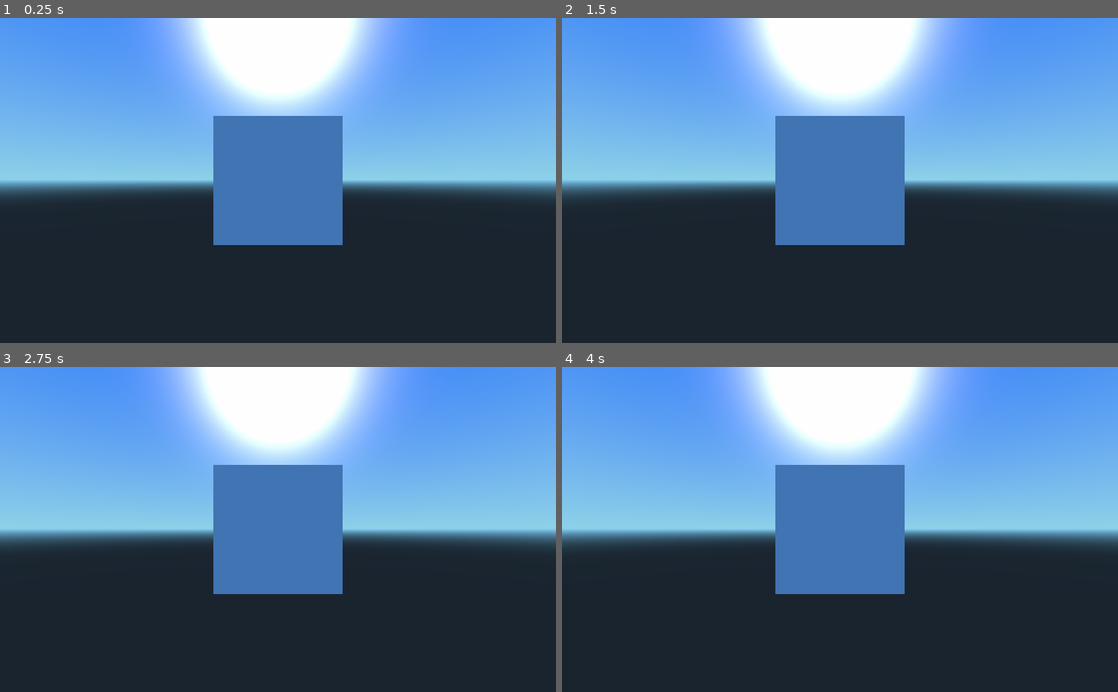
Above: before the commit, frames 1-4 (two rows, left to right).
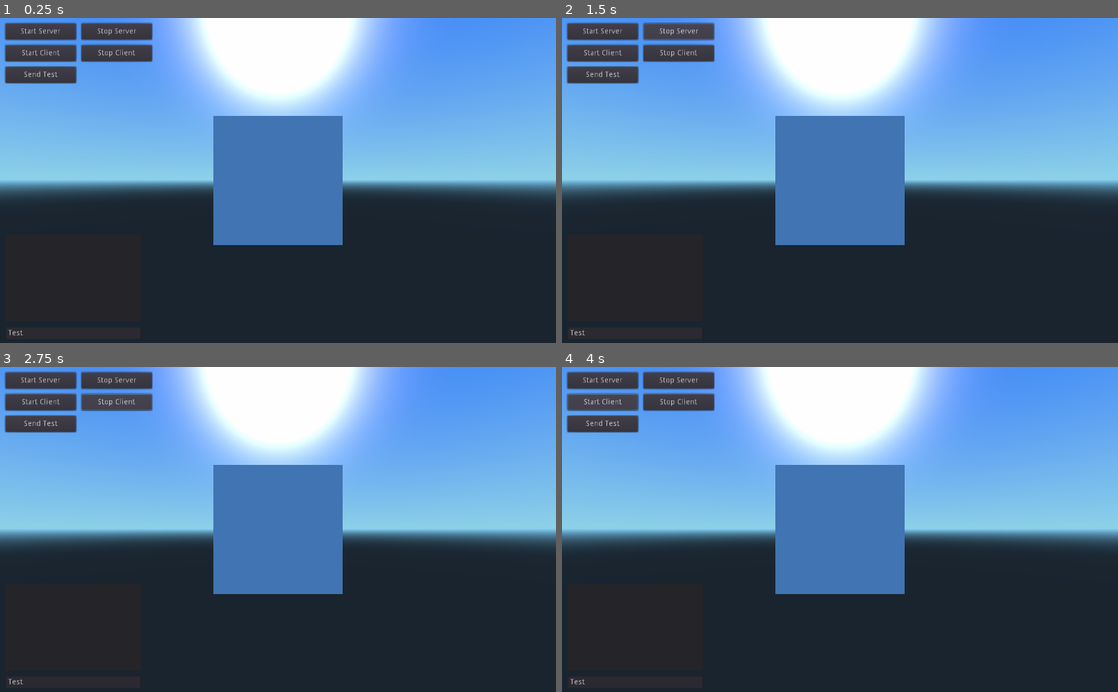
Above: after the commit, the same moments.

Repository: Lightnet/gd3spaceship3d
Game: Godot game, scene res://scenes/scenespaceship.tscn
The game is run twice, just before and just after one commit, with the same random seed, the same clock (stepped at 60 frames per second) and the same inputs.
Inputs (mouse positions are in pixels of both pictures, inside the frame that each line leads up to):
- Up to frame 1 (0.25 s): no input
- Up to frame 2 (1.5 s): click (600, 31) at 0.5 s, where only the run after the commit has a clickable "Start Server"; click (678, 31) at 1.25 s, where only the run after the commit has a clickable "Stop Server"
- Up to frame 3 (2.75 s): click (116, 402) at 2 s, where only the run after the commit has a clickable "Stop Client"
- Up to frame 4 (4 s): click (600, 422) at 2.75 s, where only the run after the commit has a clickable "Send Test"; click (600, 402) at 3.5 s, where only the run after the commit has a clickable "Start Client"

The runs differ from the first frame. In frame 1, 3.7% of the frame differs, in the area x 0-28%, y 1-98%; in frame 2, 3.7%; in frame 3, 3.7%; in frame 4, 3.7%.
Error after the commit: Invalid call. Nonexistent function 'is_networking_server' in base 'SceneTree'. (res://scripts/CtrlChat.gd:34)

Commit message:
added network test.

Diff:
--- /dev/null
+++ b/UI/uichat.tscn
@@ -0,0 +1,218 @@
+[gd_scene load_steps=2 format=2]
+
+[ext_resource path="res://scripts/CtrlChat.gd" type="Script" id=1]
+
+[node name="CanvasLayer" type="CanvasLayer" index="0"]
+
+layer = 1
+offset = Vector2( 0, 0 )
+rotation = 0.0
+scale = Vector2( 1, 1 )
+transform = Transform2D( 1, 0, 0, 1, 0, 0 )
+
+[node name="Control" type="Control" parent="." index="0"]
+
+anchor_left = 0.0
+anchor_top = 0.0
+anchor_right = 0.0
+anchor_bottom = 0.0
+margin_right = 40.0
+margin_bottom = 40.0
+rect_pivot_offset = Vector2( 0, 0 )
+mouse_filter = 0
+mouse_default_cursor_shape = 0
+size_flags_horizontal = 1
+size_flags_vertical = 1
+script = ExtResource( 1 )
+
+[node name="BtnStartServer" type="Button" parent="Control" index="0"]
+
+anchor_left = 0.0
+anchor_top = 0.0
+anchor_right = 0.0
+anchor_bottom = 0.0
+margin_left = 10.0
+margin_top = 10.0
+margin_right = 140.0
+margin_bottom = 40.0
+rect_pivot_offset = Vector2( 0, 0 )
+focus_mode = 2
+mouse_filter = 0
+mouse_default_cursor_shape = 0
+size_flags_horizontal = 1
+size_flags_vertical = 1
+toggle_mode = false
+enabled_focus_mode = 2
+shortcut = null
+group = null
+text = "Start Server"
+flat = false
+align = 1
+
+[node name="BtnStopServer" type="Button" parent="Control" index="1"]
+
+anchor_left = 0.0
+anchor_top = 0.0
+anchor_right = 0.0
+anchor_bottom = 0.0
+margin_left = 150.0
+margin_top = 10.0
+margin_right = 280.0
+margin_bottom = 40.0
+rect_pivot_offset = Vector2( 0, 0 )
+focus_mode = 2
+mouse_filter = 0
+mouse_default_cursor_shape = 0
+size_flags_horizontal = 1
+size_flags_vertical = 1
+toggle_mode = false
+enabled_focus_mode = 2
+shortcut = null
+group = null
+text = "Stop Server"
+flat = false
+align = 1
+
+[node name="BtnStartClient" type="Button" parent="Control" index="2"]
+
+anchor_left = 0.0
+anchor_top = 0.0
+anchor_right = 0.0
+anchor_bottom = 0.0
+margin_left = 10.0
+margin_top = 50.0
+margin_right = 140.0
+margin_bottom = 80.0
+rect_pivot_offset = Vector2( 0, 0 )
+focus_mode = 2
+mouse_filter = 0
+mouse_default_cursor_shape = 0
+size_flags_horizontal = 1
+size_flags_vertical = 1
+toggle_mode = false
+enabled_focus_mode = 2
+shortcut = null
+group = null
+text = "Start Client"
+flat = false
+align = 1
+
+[node name="BtnStopClient" type="Button" parent="Control" index="3"]
+
+anchor_left = 0.0
+anchor_top = 0.0
+anchor_right = 0.0
+anchor_bottom = 0.0
+margin_left = 150.0
+margin_top = 50.0
+margin_right = 280.0
+margin_bottom = 80.0
+rect_pivot_offset = Vector2( 0, 0 )
+focus_mode = 2
+mouse_filter = 0
+mouse_default_cursor_shape = 0
+size_flags_horizontal = 1
+size_flags_vertical = 1
+toggle_mode = false
+enabled_focus_mode = 2
+shortcut = null
+group = null
+text = "Stop Client"
+flat = false
+align = 1
+
+[node name="BtnSendTest" type="Button" parent="Control" index="4"]
+
+anchor_left = 0.0
+anchor_top = 0.0
+anchor_right = 0.0
+anchor_bottom = 0.0
+margin_left = 10.0
+margin_top = 90.0
+margin_right = 140.0
+margin_bottom = 120.0
+rect_pivot_offset = Vector2( 0, 0 )
+focus_mode = 2
+mouse_filter = 0
+mouse_default_cursor_shape = 0
+size_flags_horizontal = 1
+size_flags_vertical = 1
+toggle_mode = false
+enabled_focus_mode = 2
+shortcut = null
+group = null
+text = "Send Test"
+flat = false
+align = 1
+
+[node name="Panel_Chat" type="Panel" parent="Control" index="5"]
+
+anchor_left = 0.0
+anchor_top = 0.0
+anchor_right = 0.0
+anchor_bottom = 0.0
+margin_left = 10.0
+margin_top = 400.0
+margin_right = 260.0
+margin_bottom = 560.0
+rect_pivot_offset = Vector2( 0, 0 )
+mouse_filter = 0
+mouse_default_cursor_shape = 0
+size_flags_horizontal = 1
+size_flags_vertical = 1
+
+[node name="RichTextLabel" type="RichTextLabel" parent="Control/Panel_Chat" index="0"]
+
+anchor_left = 0.0
+anchor_top = 0.0
+anchor_right = 0.0
+anchor_bottom = 0.0
+margin_right = 250.0
+margin_bottom = 160.0
+rect_pivot_offset = Vector2( 0, 0 )
+rect_clip_content = true
+mouse_filter = 0
+mouse_default_cursor_shape = 0
+size_flags_horizontal = 1
+size_flags_vertical = 1
+bbcode_enabled = false
+bbcode_text = ""
+visible_characters = -1
+percent_visible = 1.0
+meta_underlined = true
+tab_size = 4
+text = ""
+scroll_active = true
+scroll_following = false
+selection_enabled = false
+override_selected_font_color = false
+
+[node name="LineEdit_Chat" type="LineEdit" parent="Control" index="6"]
+
+anchor_left = 0.0
+anchor_top = 0.0
+anchor_right = 0.0
+anchor_bottom = 0.0
+margin_left = 10.0
+margin_top = 570.0
+margin_right = 260.0
+margin_bottom = 594.0
+rect_pivot_offset = Vector2( 0, 0 )
+focus_mode = 2
+mouse_filter = 0
+mouse_default_cursor_shape = 1
+size_flags_horizontal = 1
+size_flags_vertical = 1
+text = "Test"
+focus_mode = 2
+context_menu_enabled = true
+placeholder_alpha = 0.6
+caret_blink = false
+caret_blink_speed = 0.65
+caret_position = 0
+
+[connection signal="pressed" from="Control/BtnStartServer" to="Control" method="_on_BtnStartServer_pressed"]
+
+[connection signal="pressed" from="Control/BtnStartClient" to="Control" method="_on_BtnStartClient_pressed"]
+
+[connection signal="pressed" from="Control/BtnSendTest" to="Control" method="_on_BtnSendTest_pressed"]
--- a/project.godot
+++ b/project.godot
@@ -14,6 +14,12 @@
 run/main_scene="res://scenes/scenespaceship.tscn"
 config/icon="res://icon.png"
 
+[autoload]
+
+global="*res://scripts/global.gd"
+settings="*res://scripts/settings.gd"
+network="*res://scripts/network.gd"
+
 [rendering]
 
 environment/default_environment="res://default_env.tres"
--- a/scenes/scenespaceship.tscn
+++ b/scenes/scenespaceship.tscn
@@ -1,4 +1,6 @@
-[gd_scene load_steps=2 format=2]
+[gd_scene load_steps=3 format=2]
+
+[ext_resource path="res://UI/uichat.tscn" type="PackedScene" id=1]
 
 [sub_resource type="CubeMesh" id=1]
 
@@ -7,9 +9,11 @@
 subdivide_height = 0
 subdivide_depth = 0
 
-[node name="Node" type="Node" index="0"]
+[node name="Node" type="Node"]
 
 [node name="Spatial" type="Spatial" parent="." index="0"]
+
+editor/display_folded = true
 
 [node name="Camera" type="Camera" parent="Spatial" index="0"]
 
@@ -41,3 +45,5 @@
 mesh = SubResource( 1 )
 skeleton = NodePath("..")
 material/0 = null
+
+[node name="CanvasLayer" parent="." index="1" instance=ExtResource( 1 )]
--- /dev/null
+++ b/scripts/CtrlChat.gd
@@ -0,0 +1,38 @@
+extends Control
+
+# class member variables go here, for example:
+# var a = 2
+# var b = "textvar"
+
+var path_network = "/root/network"
+var network = null
+
+func _ready():
+	# Called every time the node is added to the scene.
+	# Initialization here
+	if network == null:
+		network = get_node(path_network)
+	pass
+
+#func _process(delta):
+#	# Called every frame. Delta is time since last frame.
+#	# Update game logic here.
+#	pass
+
+
+func _on_BtnStartServer_pressed():
+	network.create_server();
+	pass # replace with function body
+
+
+func _on_BtnStartClient_pressed():
+	network.connect_client();
+	pass # replace with function body
+
+
+func _on_BtnSendTest_pressed():
+	if (get_tree().is_networking_server()):
+		network.chatmessage("test")
+	else:
+		print("network net setup?")
+	pass # replace with function body
--- /dev/null
+++ b/scripts/global.gd
@@ -0,0 +1,21 @@
+extends Node
+
+# class member variables go here, for example:
+# var a = 2
+# var b = "textvar"
+
+var username = "guest"
+
+var objectives = []
+var quests = []
+
+
+func _ready():
+	# Called every time the node is added to the scene.
+	# Initialization here
+	pass
+
+#func _process(delta):
+#	# Called every frame. Delta is time since last frame.
+#	# Update game logic here.
+#	pass
--- /dev/null
+++ b/scripts/network.gd
@@ -0,0 +1,108 @@
+extends Node
+
+var ip = "127.0.0.1"
+var SERVER_PORT = 3000
+
+func _ready():
+	get_tree().connect("network_peer_connected", self, "_player_connected")
+	get_tree().connect("network_peer_disconnected", self, "_player_disconnected")
+	get_tree().connect("connected_to_server", self, "_connected_ok")
+	get_tree().connect("connection_failed", self, "_connected_fail")
+	get_tree().connect("server_disconnected", self, "_server_disconnected")
+
+	#var chatlog = get_node("Panel/RichTextLabel")
+	#chatlog.set_scroll_follow(true)
+	#pass
+
+func create_server():
+	var host = NetworkedMultiplayerENet.new()
+	host.create_server(SERVER_PORT, 4)
+	get_tree().set_network_peer(host)
+	print("server create")
+
+func connect_client():
+	var host = NetworkedMultiplayerENet.new()
+	host.create_client(ip, SERVER_PORT)
+	get_tree().set_network_peer(host)
+	print("connect client")
+
+# Player info, associate ID to data
+var player_info = {}
+# Info we send to other players
+var my_info = { name = "Johnson Magenta", favorite_color = Color8(255, 0, 255) }
+
+func _player_connected(id):
+	print("connected")
+	#var chatlog = get_node("Panel/RichTextLabel")
+	#chatlog.add_text("connected!" + "\n")
+	pass # Will go unused, not useful here
+
+func _player_disconnected(id):
+	#var chatlog = get_node("Panel/RichTextLabel")
+	#chatlog.add_text("disconnected!" + "\n")
+	player_info.erase(id) # Erase player from info
+
+func _connected_ok():
+	#var chatlog = get_node("Panel/RichTextLabel")
+	#chatlog.add_text("connected!" + "\n")
+	# Only called on clients, not server. Send my ID and info to all the other peers
+	rpc("register_player", get_tree().get_network_unique_id(), my_info)
+
+func _server_disconnected():
+	#var chatlog = get_node("Panel/RichTextLabel")
+	#chatlog.add_text("_server_disconnected!" + "\n")
+	print("_server_disconnected")
+	pass # Server kicked us, show error and abort
+
+func _connected_fail():
+	#var chatlog = get_node("Panel/RichTextLabel")
+	#chatlog.add_text("_server_disconnected!" + "\n")
+	print("_connected_fail")
+	pass # Could not even connect to server, abort
+
+remote func message_player(text):
+	print("messages",text)
+	#var chatlog = get_node("Panel/RichTextLabel")
+	#chatlog.add_text(text + "\n")
+
+master func chatmessage(value):
+	rpc("message_player",value)
+
+remote func register_player(id, info):
+	# Store the info
+	player_info[id] = info
+	# If I'm the server, let the new guy know about existing players
+	if (get_tree().is_network_server()):
+		# Send my info to new player
+		rpc_id(id, "register_player", 1, my_info)
+		# Send the info of existing players
+		for peer_id in player_info:
+			rpc_id(id, "register_player", peer_id, player_info[peer_id])
+	# Call function to update lobby UI here
+
+
+func _on_btnserver_pressed():
+	create_server()
+	#var chatlog = get_node("Panel/RichTextLabel")
+	#chatlog.add_text("server created.." + "\n")
+	pass
+
+func _on_btnclient_pressed():
+	connect_client()
+	#var chatlog = get_node("Panel/RichTextLabel")
+	#chatlog.add_text("client connecting.." + "\n")
+	pass
+
+func _on_btntest_pressed():
+
+	pass
+
+func _on_LineEdit_text_entered( text ):
+	#print(text)
+	#chatlog.set_scroll_follow(true)
+	#chatlog.append_bbcode(text + "\n")
+	#var chatlog = get_node("Panel/RichTextLabel")
+	#chatlog.add_text(text + "\n")
+	#chatmessage(text)
+
+	pass
--- /dev/null
+++ b/scripts/settings.gd
@@ -0,0 +1,41 @@
+extends Node
+
+const SAVE_PATH = "user://config.cfg"
+
+var _config_file = ConfigFile.new()
+var _settings = {
+	"audio":{
+		#"mute": Globals.get("Settings/mute")
+	},
+	"debug":{
+		"vector_color" : Color(1.0,1.0,0.0),
+		"area_color" : Color(0.0,1.0,0.2,0.5)
+	}
+}
+
+func _ready():
+	save_settings()
+	load_settings()
+	#print(_settings)
+	#pass
+
+func save_settings():
+	for section in _settings.keys():
+		for key in _settings[section].keys():
+			_config_file.set_value(section, key,_settings[section][key])
+	_config_file.save(SAVE_PATH)
+
+func load_settings():
+	var error = _config_file.load(SAVE_PATH)
+	if error != OK:
+		print("Error loading the settings. Error code %s" % error)
+		return []
+
+	var values = []
+	for section in _settings.keys():
+		for key in _settings[section].keys():
+			var val = _settings[section][key]
+			#values.append(_config_file.get_value(section,key,val))
+			_settings[section][key] = _config_file.get_value(section,key,null)
+			#print("%s: %s" % [key, val])
+	#return values
Renamed: config.gd -> scripts/config.gd
Renamed: settings.gd -> scripts/savegame.gd
Not shown, added: .gitignore
